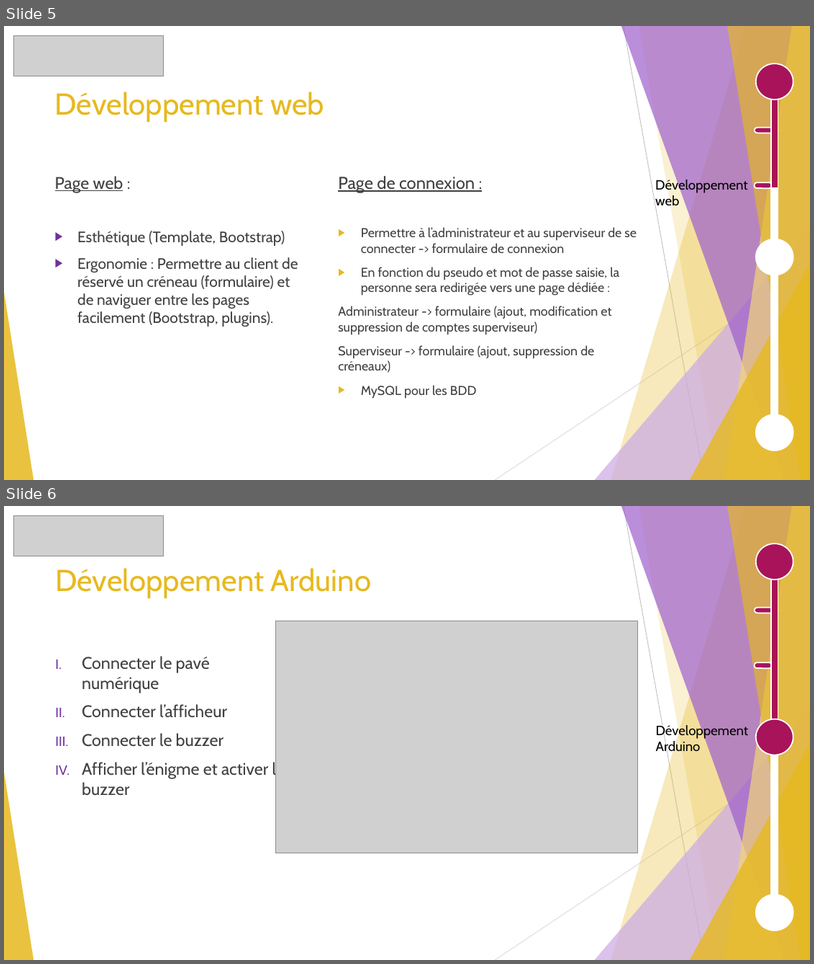
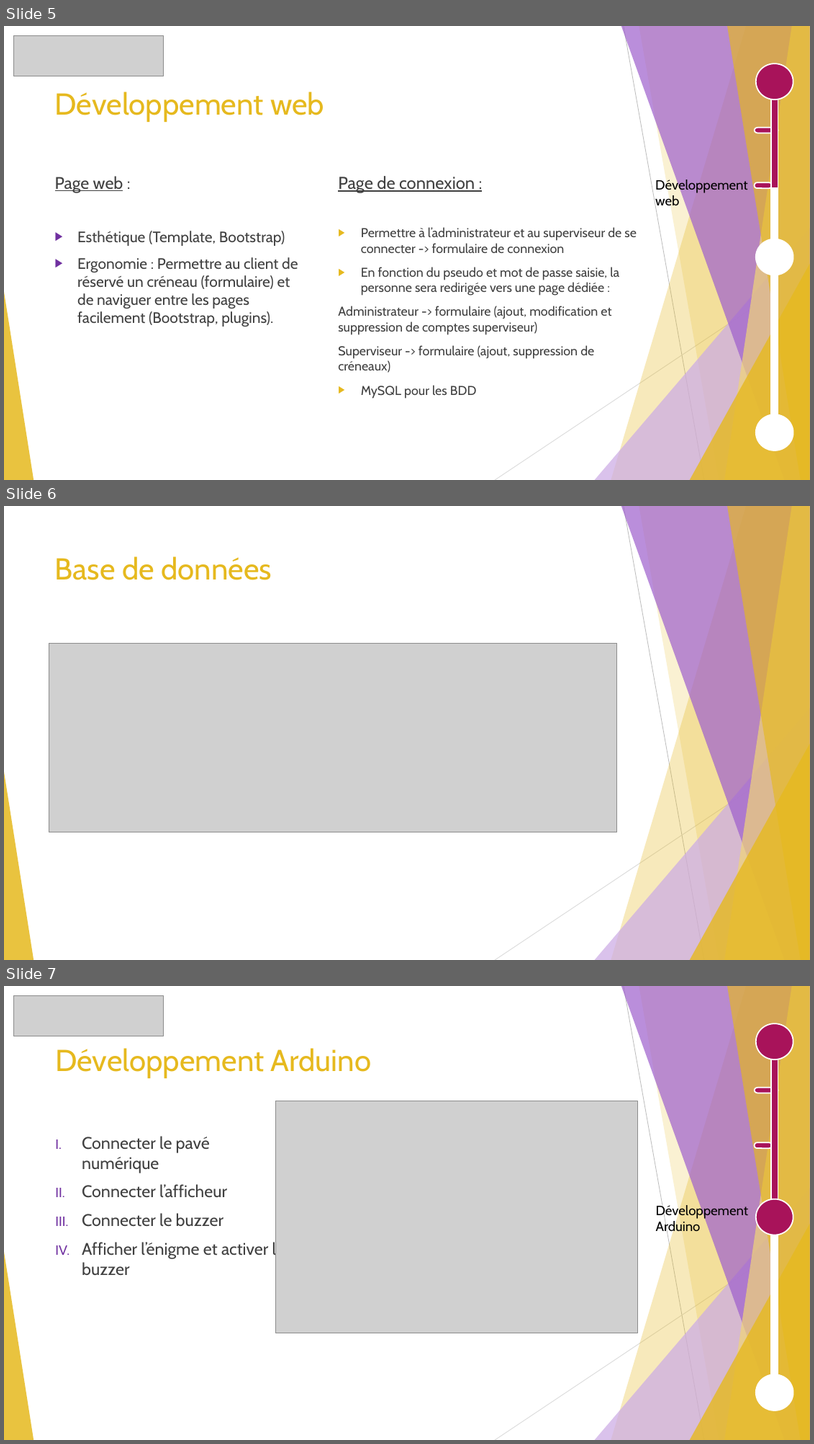
Before and after one commit to GuiguiMvn/Systeme-Escape-Game-Telethon, a slide deck: Cyril/Diapositives/Projet Théléton.pptx. Shown one above the other, each under a label of ours: slides 5 and 6 before the commit, slides 5, 6 and 7 after it. The pictures are 814x964 and 814x1444 pixels, drawn with LibreOffice and Linux fonts; fonts in the diff are those of the drawing; grey boxes stand for pictures. Boxes give left, top, right and bottom in pixels: in the first picture for what was removed or moved away, otherwise in the second. Text is boxed around its words. In the diff, an @@ line names an element or a change of style, - is before the commit and + after.

```diff
--- a/Cyril/Diapositives/Projet Théléton.pptx
+++ b/Cyril/Diapositives/Projet Théléton.pptx
@@ slide 6 added at (x1=4, y1=506, x2=810, y2=960), background #FFFFFF; not listed: 10 template elements that a slide beside it also shows @@
@@ title added at (x1=55, y1=556, x2=272, y2=580), 36 pt, text #E6B91E @@
+Base de données
@@ picture added at (x1=49, y1=643, x2=617, y2=831) @@
@@ what was slide 6 is now slide 7 @@
```
Also in this commit, not shown: 3 other slides added, 6 other files.
